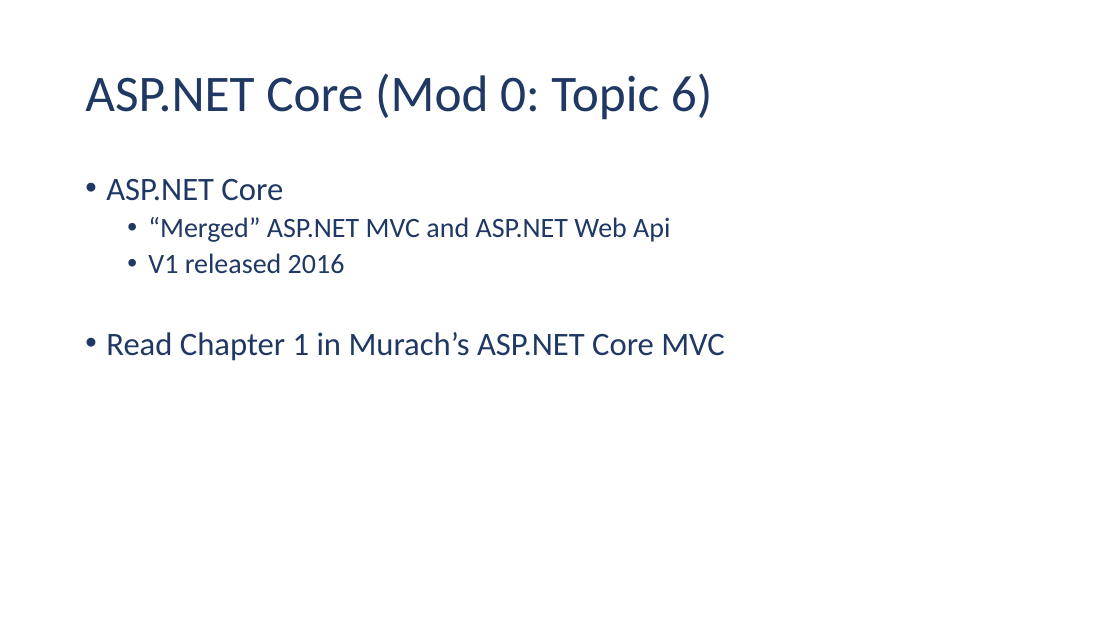
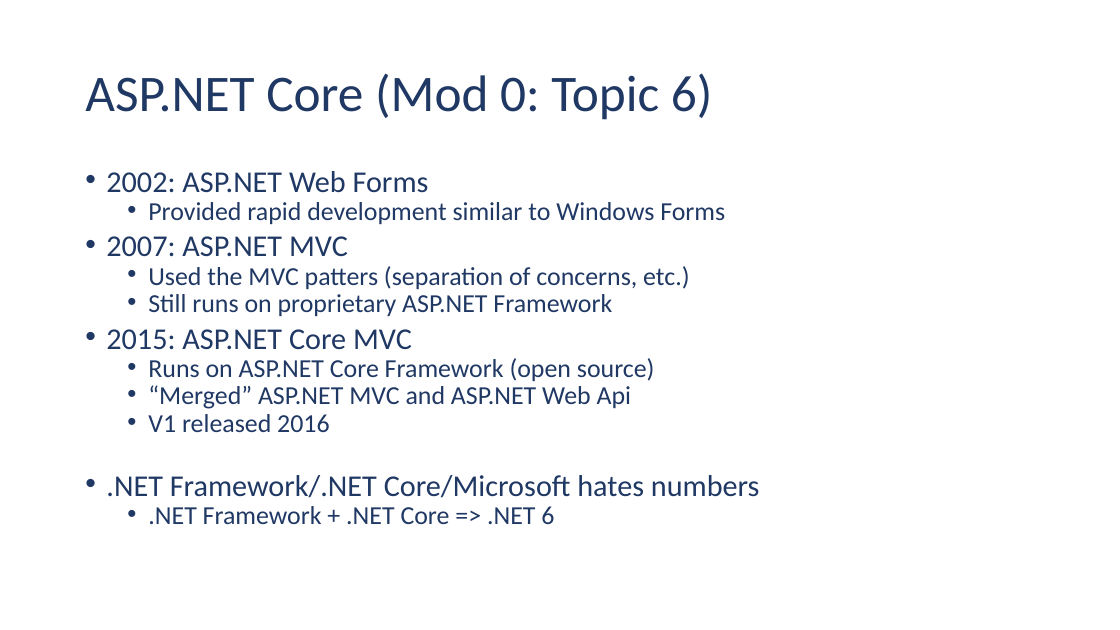
Before and after one commit to ehennis/CIS174, a slide deck: slide 10 of 2022-SPR/Week01.pptx (slide 9 before the commit). Drawn at 1120x630 pixels with LibreOffice and Linux fonts; fonts in the diff are those of the drawing. Boxes give left, top, right and bottom in pixels: in the first picture for what was removed or moved away, otherwise in the second. Text is boxed around its words. In the diff, an @@ line names an element or a change of style, - is before the commit and + after.

```diff
--- a/2022-SPR/Week01.pptx
+++ b/2022-SPR/Week01.pptx
@@ text at bbox=[106, 171, 725, 381]: text changed; size 28 to 22.2 pt @@
-• ASP.NET Core
+• 2002: ASP.NET Web Forms
+  • Provided rapid development similar to Windows Forms
+• 2007: ASP.NET MVC
+  • Used the MVC patters (separation of concerns, etc.)
+  • Still runs on proprietary ASP.NET Framework
+• 2015: ASP.NET Core MVC
+  • Runs on ASP.NET Core Framework (open source)
@@ text at bbox=[148, 385, 631, 432]: size 24 to 22.2 pt in "“Merged” ASP.NET MVC and ASP.NET Web Api", "V1 released 2016"; line spacing 0.9 to 0.7 @@
@@ text at bbox=[106, 475, 760, 524]: text changed; size 28 to 25.9 pt @@
-• Read Chapter 1 in Murach’s ASP.NET Core MVC
+• .NET Framework/.NET Core/Microsoft hates numbers
+  • .NET Framework + .NET Core => .NET 6
```
Also in this commit, not shown: 5 other slides changed, 3 slides added.
